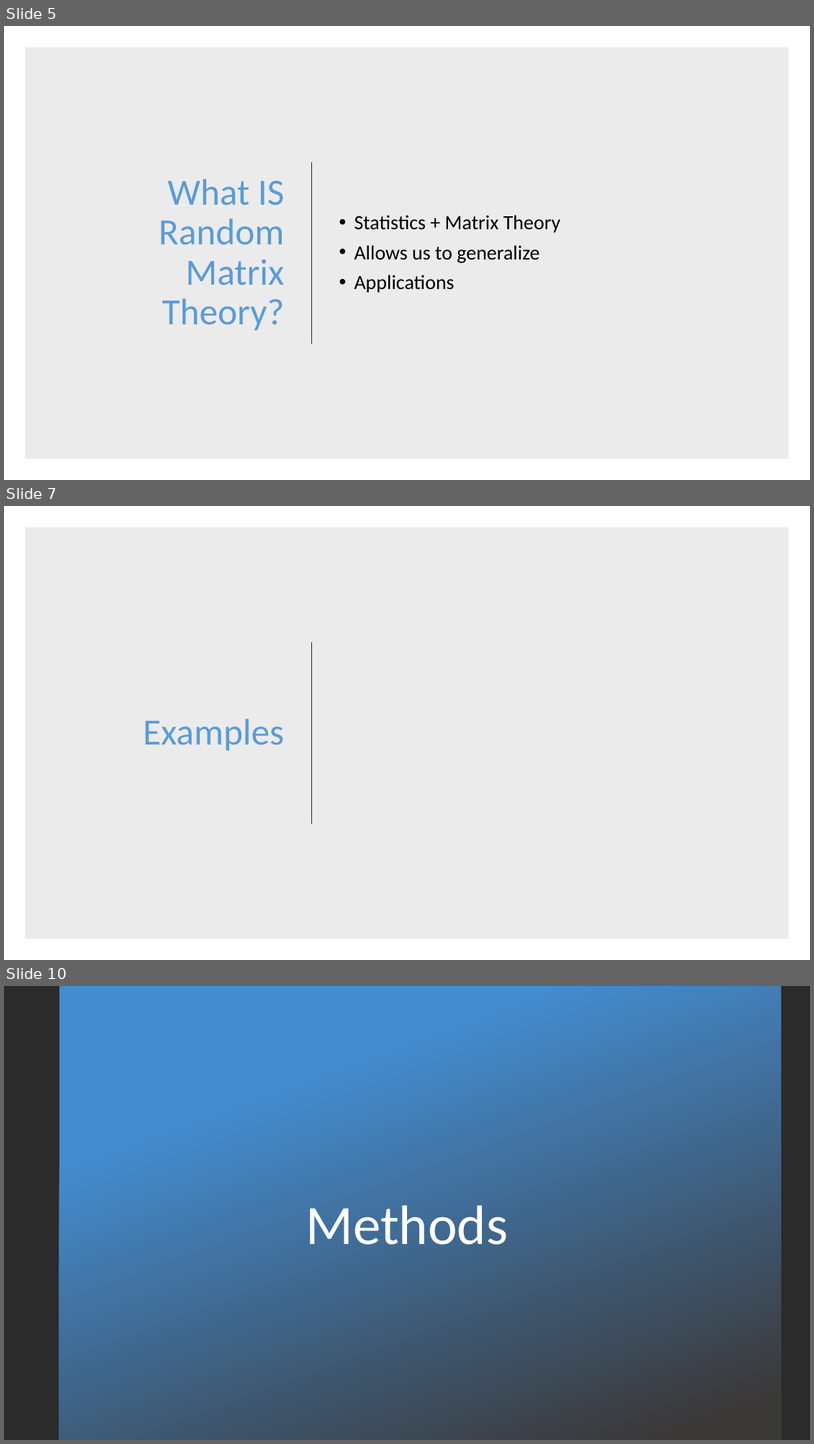
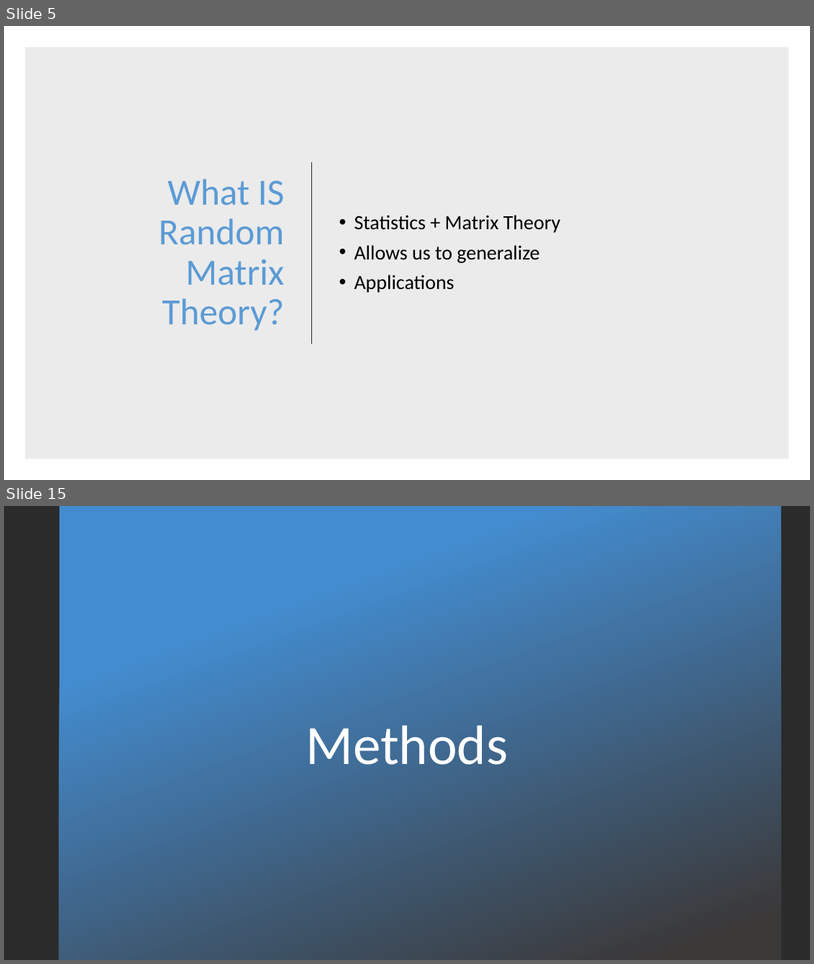
Before and after one commit to ndorilas2014/RMTProject, a slide deck: Presentation(RMT).pptx. Shown one above the other, each under a label of ours: slides 5, 7 and 10 before the commit, slides 5 and 15 after it; the slides between them are not shown. The pictures are 814x1444 and 814x964 pixels, drawn with LibreOffice and Linux fonts; fonts in the diff are those of the drawing; background and template pictures are left out; a plain dark background stands for a picture behind light text. Boxes give left, top, right and bottom in pixels: in the first picture for what was removed or moved away, otherwise in the second. Text is boxed around its words. In the diff, an @@ line names an element or a change of style, - is before the commit and + after.

```diff
--- a/Presentation(RMT).pptx
+++ b/Presentation(RMT).pptx
@@ slide 7 removed at <box>4,506,810,960</box>, background #FFFFFF @@
@@ rectangle removed at <box>25,527,790,939</box> @@
@@ line removed from (312, 642) to (312, 824) @@
@@ title removed at <box>143,718,284,750</box> @@
-Examples
@@ what was slide 10 is now slide 15 @@
```
Also in this commit, not shown: 6 slides changed, 13 slides added, 1 other slide removed, 17 other files.
